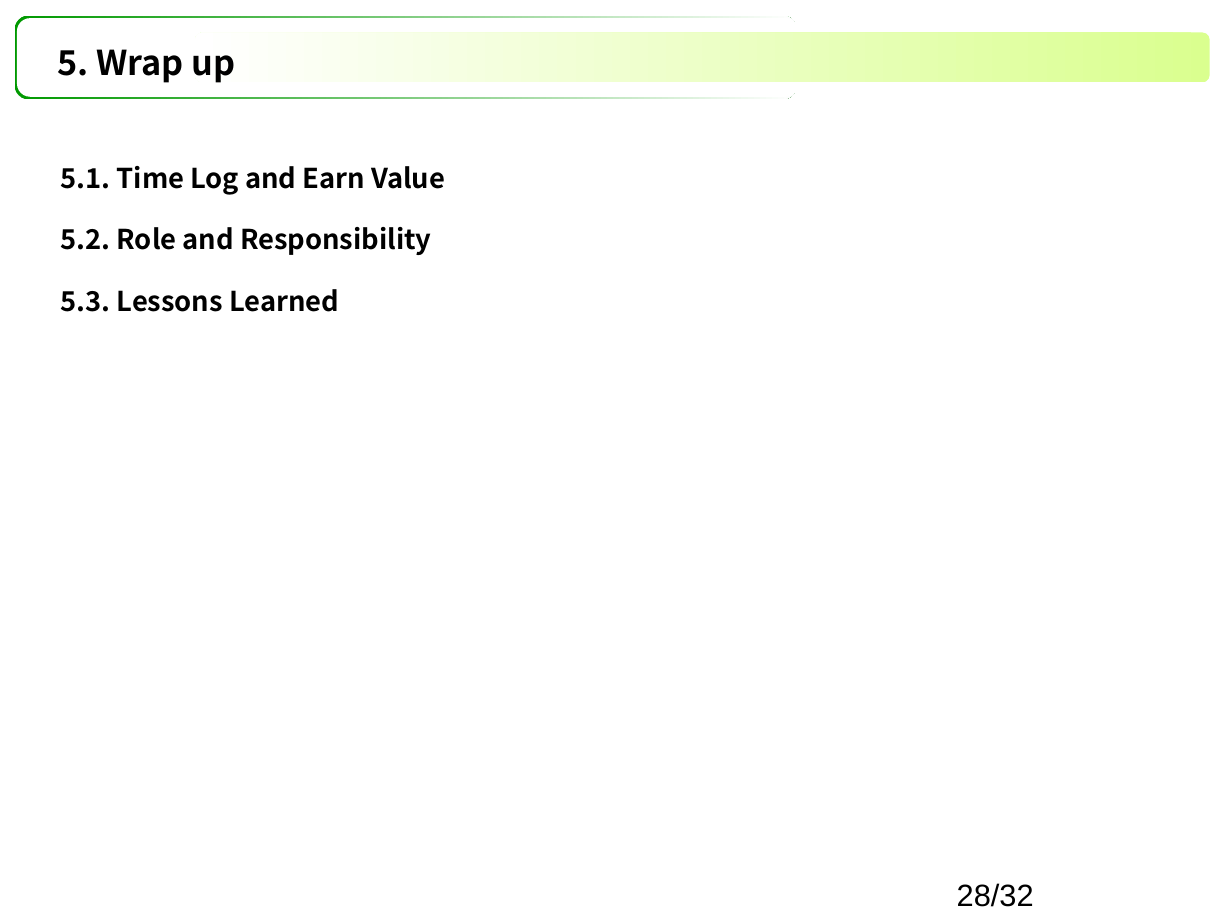
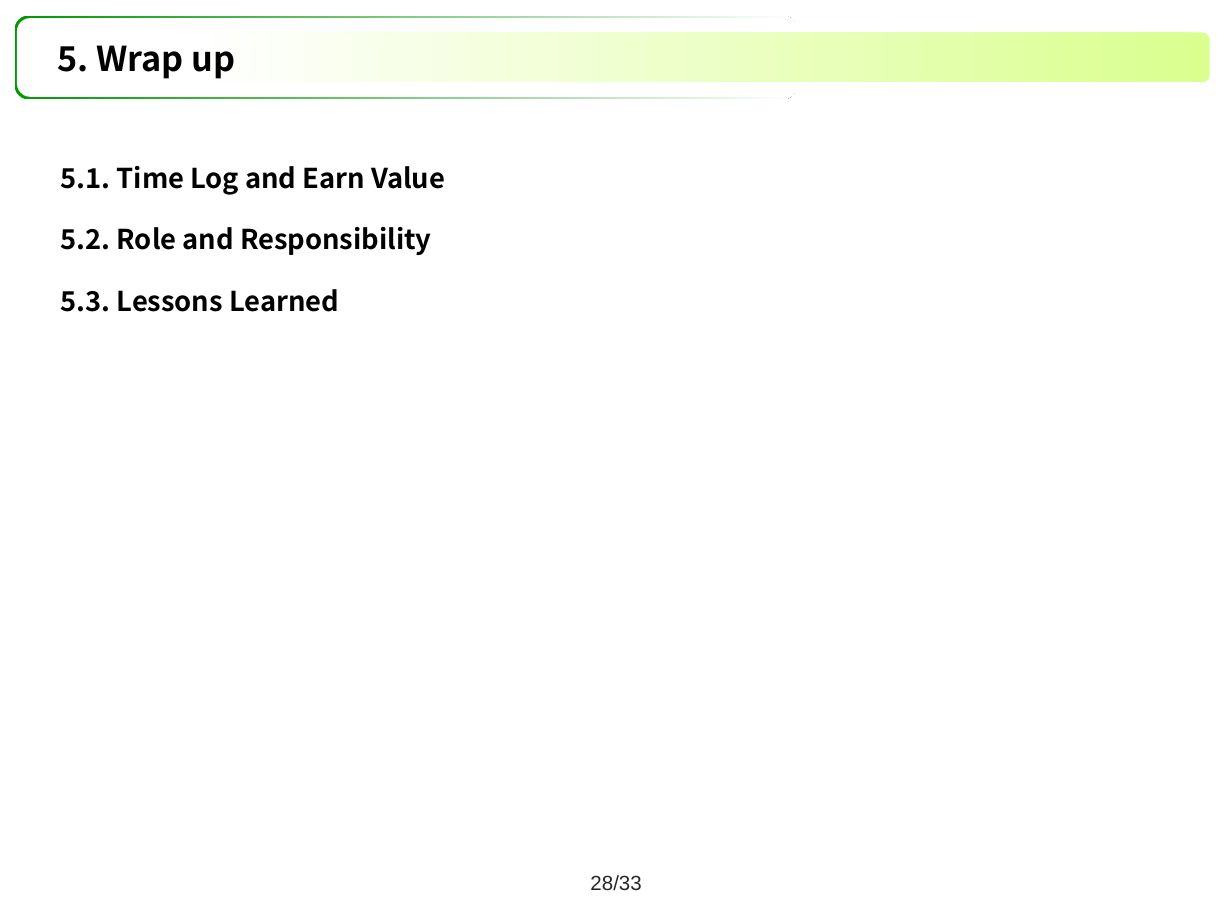
Before and after one commit to youkkwon/smarthome, a slide deck: slide 28 of doc/Docs/IoT System Final Presentation_06271447.pptx. Drawn at 1232x924 pixels with LibreOffice and Linux fonts; fonts in the diff are those of the drawing. Boxes give left, top, right and bottom in pixels: in the first picture for what was removed or moved away, otherwise in the second. Text is boxed around its words. In the diff, an @@ line names an element or a change of style, - is before the commit and + after.

```diff
--- a/doc/Docs/IoT System Final Presentation_06271447.pptx
+++ b/doc/Docs/IoT System Final Presentation_06271447.pptx
@@ title "5. Wrap up": place and size @@
-title "5. Wrap up" at bbox=[57, 49, 236, 83]
+title "5. Wrap up" at bbox=[57, 45, 236, 79]
@@ page number added at bbox=[590, 875, 641, 891], 12 pt, text #262626 @@
+28/33
@@ page number removed at bbox=[957, 883, 1034, 907] @@
-28/32
```
Also in this commit, not shown: 39 other slides changed.
